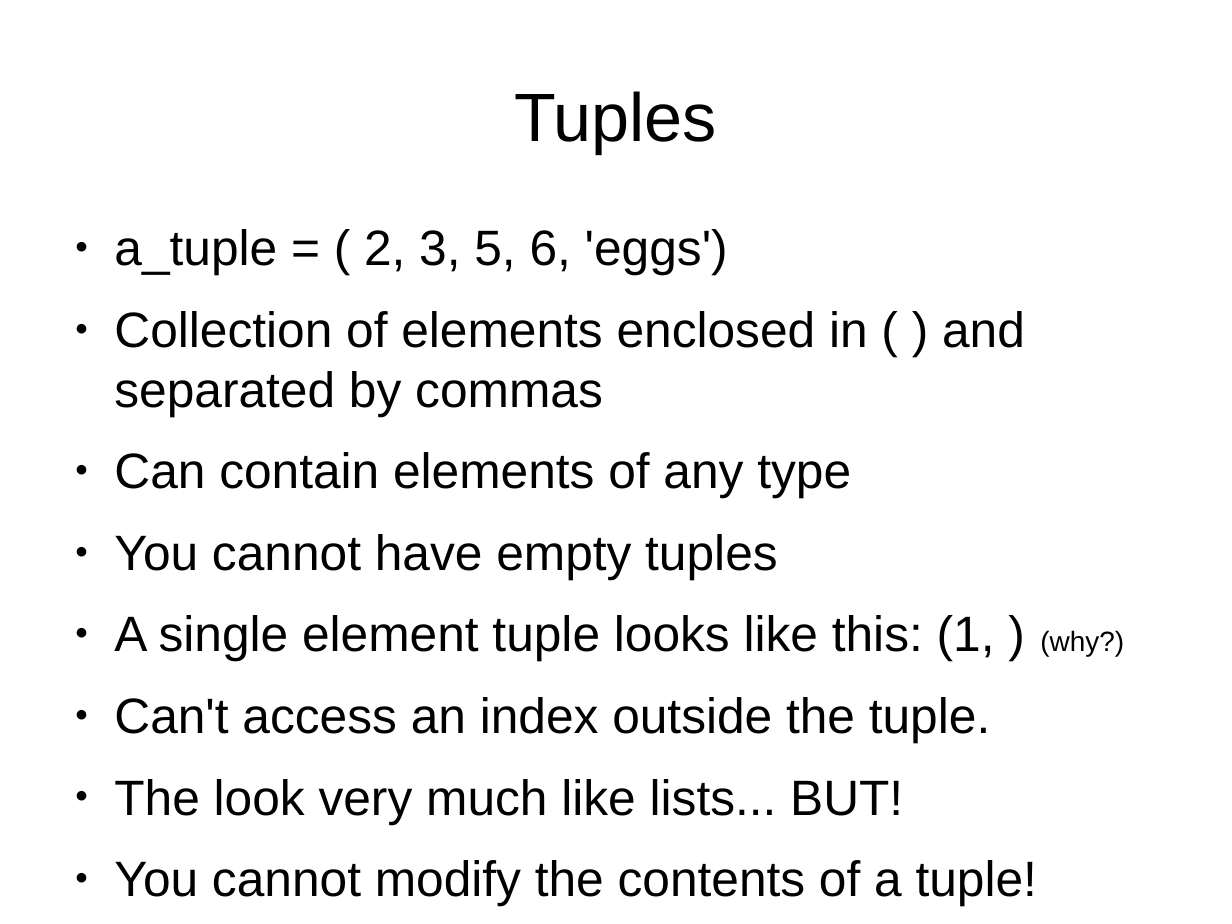
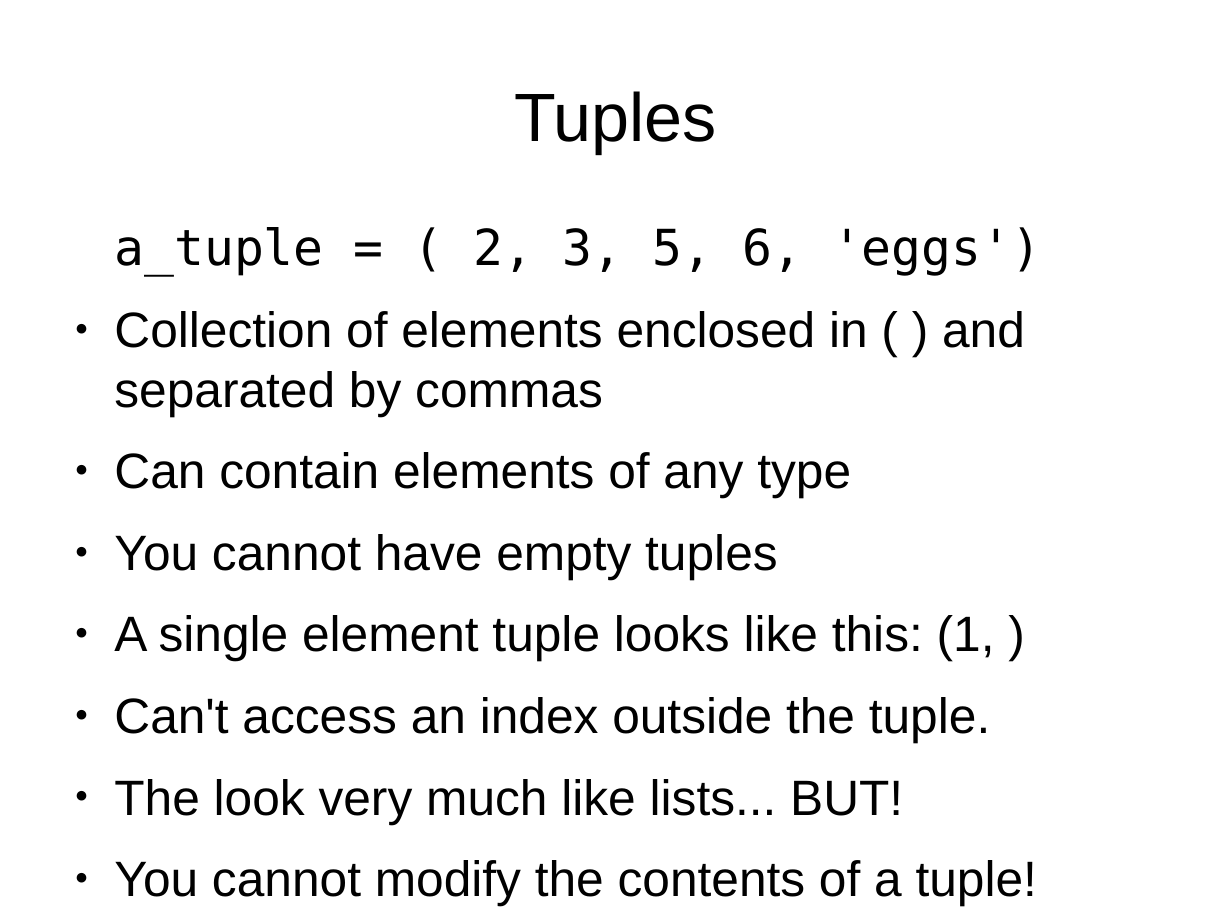
Before and after one commit to bradfordbarr/HacDC-Intro-to-Programming, a slide deck: slide 10 of class_2/class_2.odp (slide 8 before the commit). Drawn at 1232x924 pixels with LibreOffice and Linux fonts; fonts in the diff are those of the drawing. Boxes give left, top, right and bottom in pixels: in the first picture for what was removed or moved away, otherwise in the second. Text is boxed around its words. In the diff, an @@ line names an element or a change of style, - is before the commit and + after.

```diff
--- a/class_2/class_2.odp
+++ b/class_2/class_2.odp
@@ text at [114, 227, 1041, 277]: font Arial to DejaVu Sans Mono in "a_tuple = ( 2, 3, 5, 6, ..."; bullet ● to none @@
@@ text at [114, 615, 995, 661]: text changed @@
-● A single element tuple looks like this: (1, ) (why?)
+● A single element tuple looks like this: (1, )
```
Also in this commit, not shown: 3 other slides changed, 2 slides added, 1 other file.
